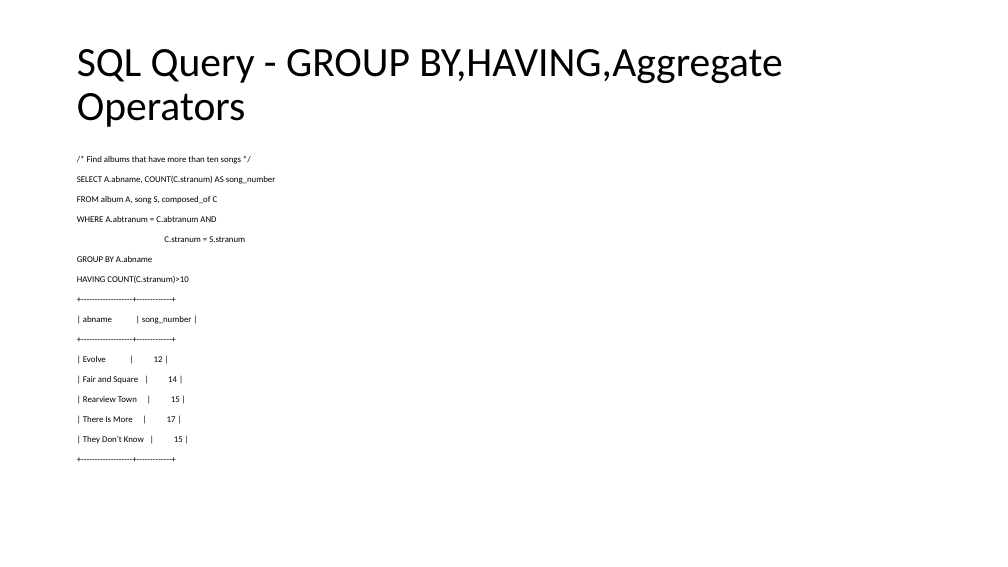
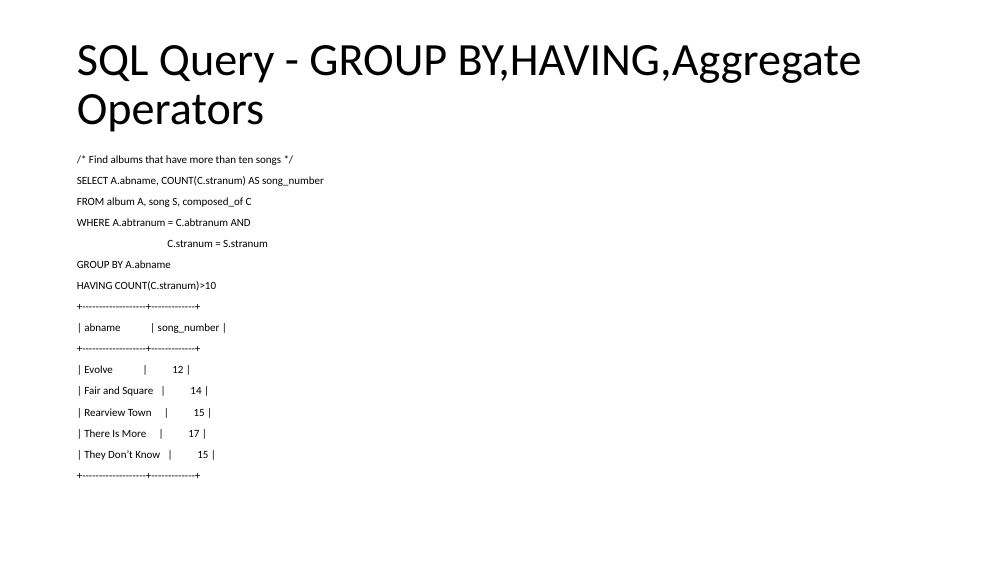
Before and after one commit to krozet/Music-Application-Database, a slide deck: slide 25 of Project Presentation.pptx. Drawn at 1008x567 pixels with LibreOffice and Linux fonts; fonts in the diff are those of the drawing. Boxes give left, top, right and bottom in pixels: in the first picture for what was removed or moved away, otherwise in the second. Text is boxed around its words. In the diff, an @@ line names an element or a change of style, - is before the commit and + after.

```diff
--- a/Project Presentation.pptx
+++ b/Project Presentation.pptx
@@ title "SQL Query - GROUP BY,HAVING,Aggregate ..." at (77,45,862,132): size 39.6 to 44 pt @@
@@ text "/* Find albums that have ..." at (77,155,324,460): size 8.4 to 10.5 pt; line spacing 0.9 to 0.8 @@
```
Also in this commit, not shown: 8 other slides changed.
